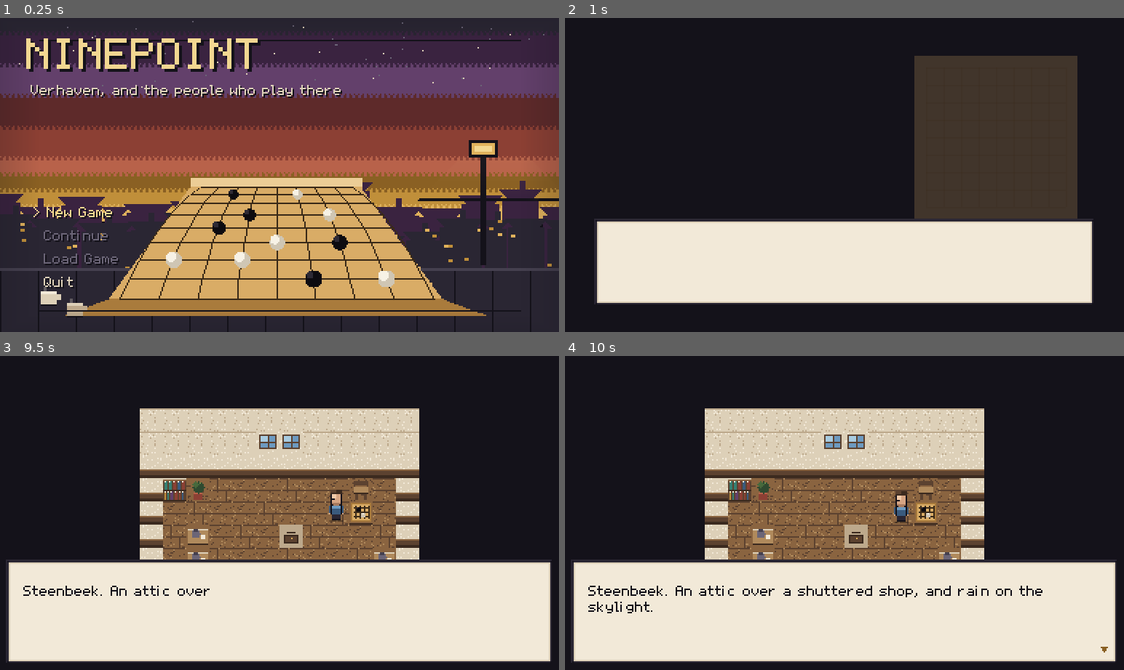
Above: before the commit, frames 1-4 (two rows, left to right).
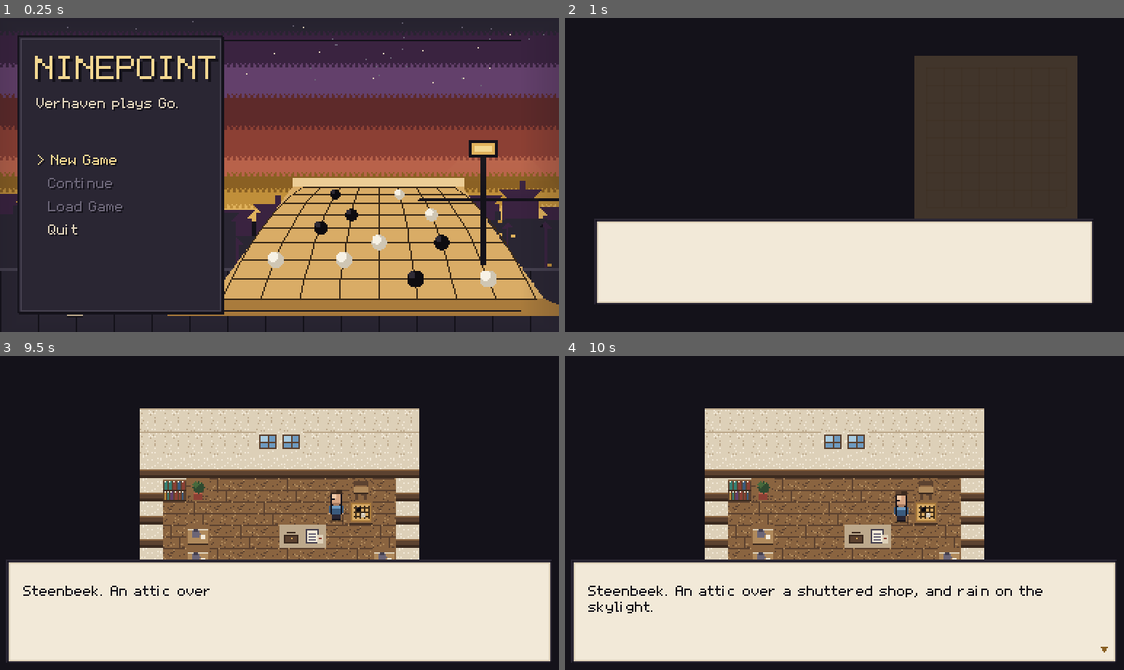
Above: after the commit, the same moments.

Repository: jmilne22/ninepoint
Game: Godot game, scene res://src/ui/title_screen.tscn
Two runs of this game, one before a commit and one after it. Both use one fixed random seed, a clock stepped at 60 frames per second and the inputs below.
Inputs (mouse positions are in pixels of both pictures, inside the frame that each line leads up to):
- Up to frame 1 (0.25 s): no input
- Up to frame 2 (1 s): tap Enter at 0.5 s; move the mouse to (967, 159) at 0.52 s; hold Right (move_right) from 0.53 s (still down); tap Space (go_confirm) at 0.6 s; click (967, 159) at 0.67 s
- Up to frame 3 (9.5 s): move the mouse to (167, 528) at 1.27 s; release Right (move_right) at 1.28 s; hold Down (move_down) 1.28-2.03 s; tap P (go_pass) at 1.35 s; move the mouse to (335, 443) at 2.02 s; hold Right (move_right) 2.03-2.78 s; hold R (go_resign) 2.03-2.78 s; move the mouse to (251, 575) at 2.77 s; hold Up (move_up) 2.78-3.53 s; tap Enter at 2.85 s; click (251, 575) at 2.92 s; tap Space (go_confirm) at 3.5, 4.25, 5, 5.75, 7.25, 7.35 s; move the mouse to (447, 560) at 3.52 s; hold Left (move_left) 3.53-5.03 s; tap E at 3.6 s; tap Tab (menu) at 4.15 s; move the mouse to (111, 465) at 4.27 s; tap Z at 4.35 s; move the mouse to (307, 513) at 5.02 s; hold Down (move_down) 5.03-5.78 s; tap Keypad Enter at 5.1 s; click (307, 513) at 5.17 s; move the mouse to (195, 434) at 5.77 s; hold Right (move_right) 5.78-6.53 s; tap X at 5.85 s; move the mouse to (402, 497) at 6.52 s; hold Up (move_up) 6.53-7.28 s; tap Backspace at 6.6 s; move the mouse to (167, 528) at 7.27 s; hold Right (move_right) 7.28-8.03 s; click (167, 528) at 7.42 s; move the mouse to (335, 443) at 8.02 s; hold Down (move_down) 8.03-8.78 s; hold P (go_pass) 8.03-8.78 s; move the mouse to (251, 575) at 8.77 s; hold Left (move_left) from 8.78 s (still down); tap R (go_resign) at 8.85 s
- Up to frame 4 (10 s): move the mouse to (1012, 560) at 9.52 s; release Left (move_left) at 9.53 s; hold Up (move_up) from 9.53 s (still down); tap Enter at 9.6 s; click (1012, 560) at 9.67 s

The runs differ from the first frame. In frame 1, 38% of the frame differs, in the area x 3-100%, y 5-95%; in frame 2, nothing differs; in frame 3, 0.3%; in frame 4, 0.3%.

Commit message:
feat: refresh title and core-route scenery

Diff:
--- a/data/maps/academy_hall.json
+++ b/data/maps/academy_hall.json
@@ -274,6 +274,13 @@
     },
     {
      "tile": [
+      14,
+      8
+     ],
+     "name": "prop_satchel"
+    },
+    {
+     "tile": [
       7,
       5
      ],
@@ -297,6 +304,13 @@
       5
      ],
      "name": "prop_papers"
+    },
+    {
+     "tile": [
+      14,
+      8
+     ],
+     "name": "prop_satchel"
     }
    ]
   }
--- a/data/maps/attic.json
+++ b/data/maps/attic.json
@@ -191,6 +191,13 @@
     },
     {
      "tile": [
+      7,
+      5
+     ],
+     "name": "prop_papers"
+    },
+    {
+     "tile": [
       8,
       5
      ],
@@ -208,6 +215,13 @@
       5
      ],
      "name": "prop_satchel"
+    },
+    {
+     "tile": [
+      7,
+      5
+     ],
+     "name": "prop_papers"
     }
    ]
   }
--- a/data/maps/de_ketel.json
+++ b/data/maps/de_ketel.json
@@ -282,6 +282,13 @@
     },
     {
      "tile": [
+      12,
+      10
+     ],
+     "name": "prop_papers"
+    },
+    {
+     "tile": [
       8,
       5
      ],
@@ -323,6 +330,13 @@
     },
     {
      "tile": [
+      12,
+      10
+     ],
+     "name": "prop_papers"
+    },
+    {
+     "tile": [
       8,
       5
      ],
@@ -345,6 +359,13 @@
       11
      ],
      "name": "prop_cups"
+    },
+    {
+     "tile": [
+      12,
+      10
+     ],
+     "name": "prop_papers"
     }
    ]
   }
--- a/data/maps/ketelsteeg.json
+++ b/data/maps/ketelsteeg.json
@@ -399,6 +399,27 @@
     },
     {
      "tile": [
+      17,
+      11
+     ],
+     "name": "prop_chalk"
+    },
+    {
+     "tile": [
+      18,
+      17
+     ],
+     "name": "prop_cups"
+    },
+    {
+     "tile": [
+      6,
+      10
+     ],
+     "name": "prop_satchel"
+    },
+    {
+     "tile": [
       18,
       17
      ],
@@ -429,6 +450,27 @@
     },
     {
      "tile": [
+      6,
+      10
+     ],
+     "name": "prop_satchel"
+    },
+    {
+     "tile": [
+      17,
+      11
+     ],
+     "name": "prop_chalk"
+    },
+    {
+     "tile": [
+      18,
+      17
+     ],
+     "name": "prop_cups"
+    },
+    {
+     "tile": [
       18,
       17
      ],
@@ -451,6 +493,27 @@
       10
      ],
      "name": "prop_satchel"
+    },
+    {
+     "tile": [
+      6,
+      10
+     ],
+     "name": "prop_satchel"
+    },
+    {
+     "tile": [
+      17,
+      11
+     ],
+     "name": "prop_chalk"
+    },
+    {
+     "tile": [
+      18,
+      17
+     ],
+     "name": "prop_cups"
     }
    ]
   }
--- a/src/ui/title_screen.gd
+++ b/src/ui/title_screen.gd
@@ -27,10 +27,19 @@
     art.texture_filter = CanvasItem.TEXTURE_FILTER_NEAREST
     add_child(art)
 
+    # A title card needs a quiet place for type. The old screen put its title,
+    # subtitle and save menu straight on the skyline and then placed the board
+    # underneath them; it made the most important screen read like a debug
+    # overlay. The illustration now belongs to the right, the information to
+    # this framed left column.
+    UiKit.panel(self, Rect2(12, 12, 142, 192), true)
+
     var title := Label.new()
-    title.position = Vector2(18, 14)
+    title.position = Vector2(24, 26)
+    title.size = Vector2(118, 24)
     title.text = "NINEPOINT"
-    title.add_theme_font_size_override("font_size", 27)
+    title.add_theme_font_override("font", UiKit.FONT)
+    title.add_theme_font_size_override("font_size", 21)
     title.add_theme_color_override("font_color", Color("#f2d791"))
     title.add_theme_color_override("font_shadow_color", Color("#14121a"))
     title.add_theme_constant_override("shadow_offset_x", 2)
@@ -38,8 +47,10 @@
     add_child(title)
 
     var sub := Label.new()
-    sub.position = Vector2(21, 46)
-    sub.text = "Verhaven, and the people who play there"
+    sub.position = Vector2(25, 55)
+    sub.size = Vector2(116, UiKit.LINE_H)
+    sub.text = "Verhaven plays Go."
+    sub.add_theme_font_override("font", UiKit.FONT)
     sub.add_theme_font_size_override("font_size", 9)
     sub.add_theme_color_override("font_color", Color("#ddd0b8"))
     sub.add_theme_color_override("font_shadow_color", Color("#14121a"))
@@ -47,10 +58,12 @@
     sub.add_theme_constant_override("shadow_offset_y", 1)
     add_child(sub)
 
-    var y := 130
+    var y := 94
     for item in ITEMS:
         var l := Label.new()
-        l.position = Vector2(22, y)
+        l.position = Vector2(25, y)
+        l.size = Vector2(110, UiKit.LINE_H)
+        l.add_theme_font_override("font", UiKit.FONT)
         l.add_theme_font_size_override("font_size", 9)
         l.add_theme_color_override("font_shadow_color", Color("#14121a"))
         l.add_theme_constant_override("shadow_offset_x", 1)
@@ -63,7 +76,10 @@
     # Built once and driven by _refresh(): deleting the newest save used to
     # leave this line describing a file that no longer existed.
     _info = Label.new()
-    _info.position = Vector2(128, 188)
+    _info.position = Vector2(25, 169)
+    _info.size = Vector2(110, 24)
+    _info.autowrap_mode = TextServer.AUTOWRAP_WORD_SMART
+    _info.add_theme_font_override("font", UiKit.FONT)
     _info.add_theme_font_size_override("font_size", 9)
     _info.add_theme_color_override("font_color", Color("#f2e9d8"))
     _info.add_theme_color_override("font_shadow_color", Color("#14121a"))
Binary file changed: art/title/title.png
Not shown, changed: ART_DIRECTION.md
Not shown, changed: tools/gen_maps.py
Not shown, changed: tools/gen_title.py
